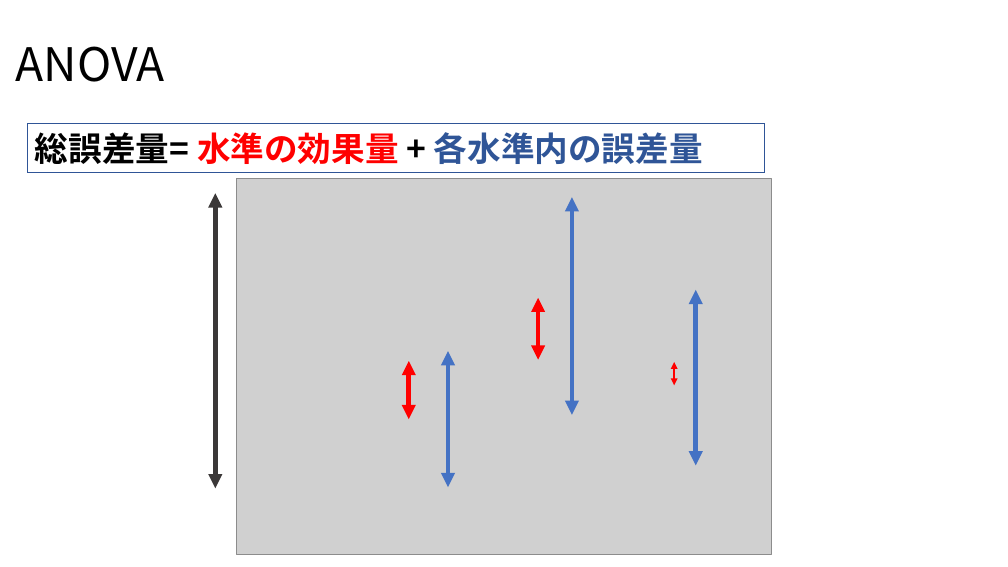
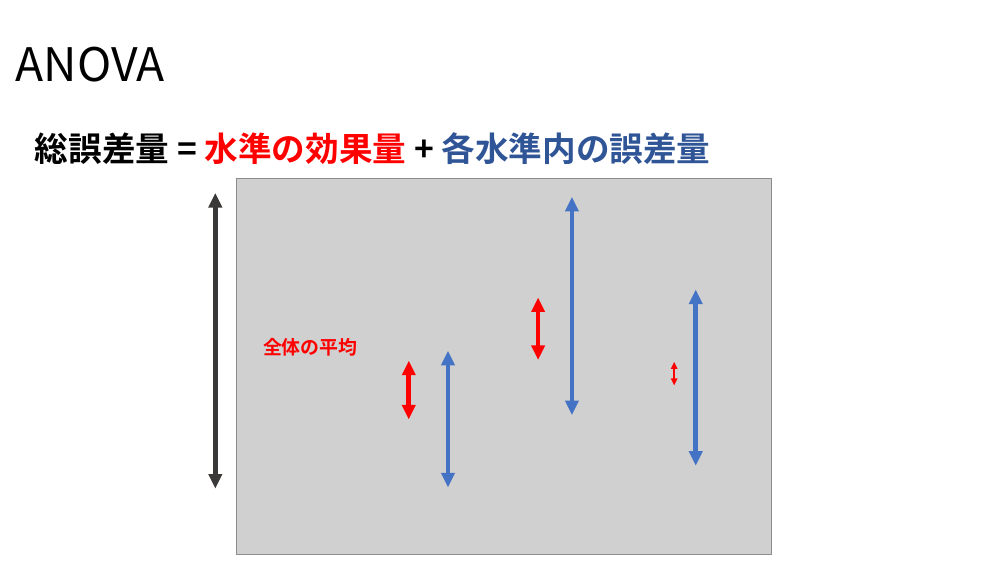
Before and after one commit to Yoshifumi14/stats, a slide deck: slide 13 of statistics2.pptx (slide 12 before the commit). Drawn at 1008x567 pixels with LibreOffice and Linux fonts; fonts in the diff are those of the drawing; grey boxes stand for pictures. Boxes give left, top, right and bottom in pixels: in the first picture for what was removed or moved away, otherwise in the second. Text is boxed around its words. In the diff, an @@ line names an element or a change of style, - is before the commit and + after.

Commit message:
anova end

```diff
--- a/statistics2.pptx
+++ b/statistics2.pptx
@@ text "総誤差量 = 水準の効果量 + 各水準内の誤差量": place and size @@
-text "総誤差量 = 水準の効果量 + 各水準内の誤差量" at [27, 124, 765, 172]
+text "総誤差量 = 水準の効果量 + 各水準内の誤差量" at [35, 132, 711, 164]
@@ text "総誤差量 = 水準の効果量 + 各水準内の誤差量" at [35, 132, 711, 164]: outline #2F5597 0.75 pt to none @@
@@ text at [35, 132, 711, 164]: spaces changed @@
-総誤差量= 水準の効果量 + 各水準内の誤差量
+総誤差量 = 水準の効果量 + 各水準内の誤差量
@@ text added at [263, 338, 357, 356], 18 pt, text #FF0000, bold @@
+全体の平均
```
Also in this commit, not shown: 2 other slides changed, 2 slides added.
